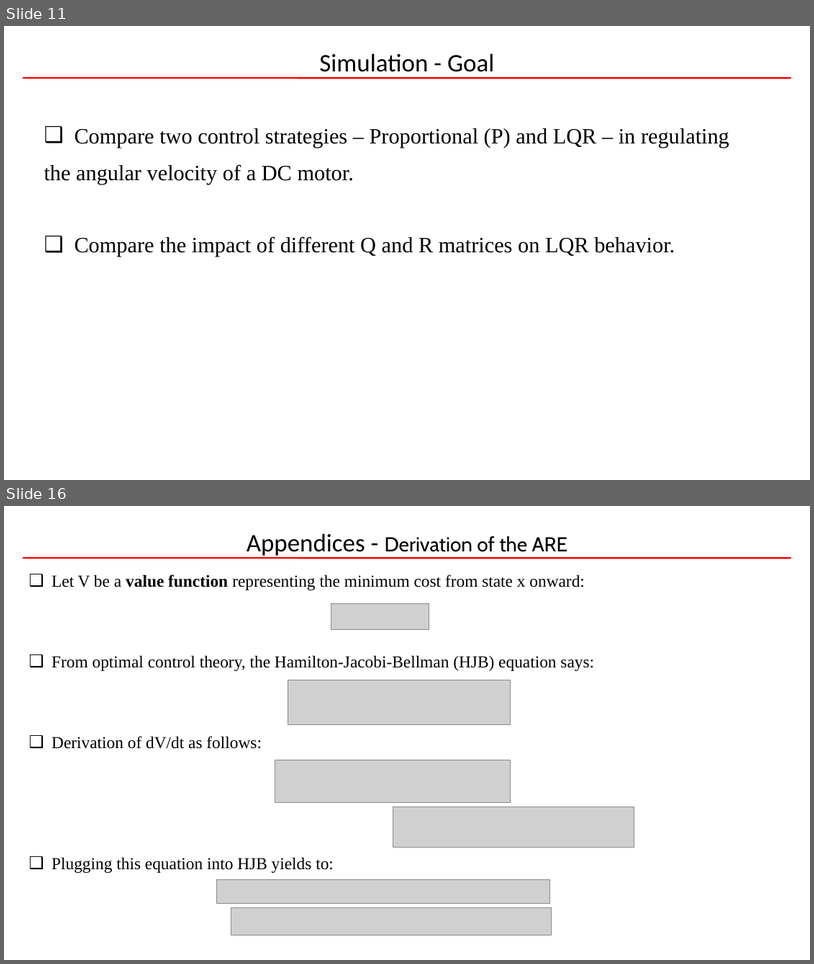
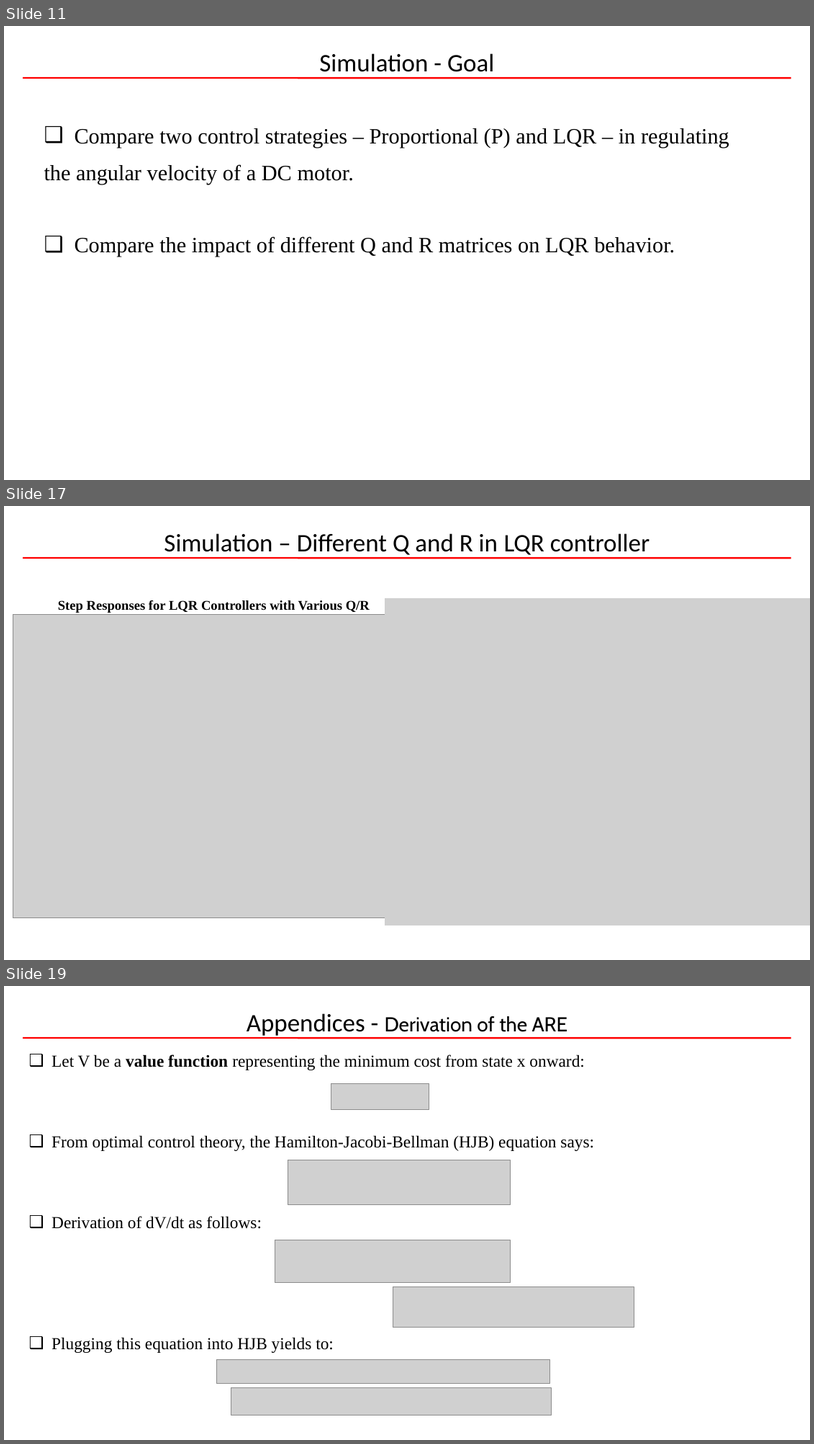
Before and after one commit to reenor/UOU-WA1194-Linear-System-Control, a slide deck: Exercises/20245360_CHUNG_QUANG_KHANH_Term_Project/20245360_CHUNG_QUANG_KHANH_Optimal_Control.pptx. Shown one above the other, each under a label of ours: slides 11 and 16 before the commit, slides 11, 17 and 19 after it; the slides between them are not shown. The pictures are 814x964 and 814x1444 pixels, drawn with LibreOffice and Linux fonts; fonts in the diff are those of the drawing; grey boxes stand for pictures; background and template pictures are left out. Boxes give left, top, right and bottom in pixels: in the first picture for what was removed or moved away, otherwise in the second. Text is boxed around its words. In the diff, an @@ line names an element or a change of style, - is before the commit and + after.

```diff
--- a/Exercises/20245360_CHUNG_QUANG_KHANH_Term_Project/20245360_CHUNG_QUANG_KHANH_Optimal_Control.pptx
+++ b/Exercises/20245360_CHUNG_QUANG_KHANH_Term_Project/20245360_CHUNG_QUANG_KHANH_Optimal_Control.pptx
@@ slide 17 added at <box>4,506,810,960</box>, background picture (left out); not listed: 2 template elements that a slide beside it also shows @@
@@ title added at <box>164,533,650,558</box>, 30 pt, text #000000 @@
+Simulation – Different Q and R in LQR controller
@@ text added at <box>58,600,370,613</box>, 16 pt, text #000000, bold @@
+Step Responses for LQR Controllers with Various Q/R
@@ picture added at <box>385,598,810,925</box> @@
@@ picture added at <box>13,615,389,918</box> @@
@@ what was slide 16 is now slide 19 @@
```
Also in this commit, not shown: 3 slides changed, 3 other slides added, 1 slide removed, 1 other file.
